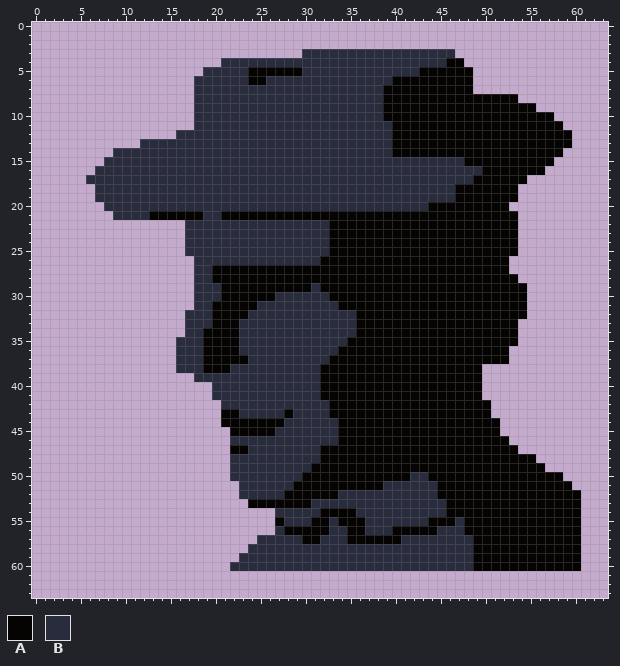
Pixel-art sprite: Assets/Art/Actors/Portraits/bald.png. The picture above is the old version.
The file is 64x64 pixels.
Palette (. is transparent): A #050403  B #282c3c
Pixels before (only the part around the change), first column x 38:
 0 .....................
 1 .....................
 2 .....................
 3 BBBBBBBBB............
 4 BBBBBBBBAA...........
 5 BBBBBAAAAAA..........
 6 BBAAAAAAAAA..........
 7 BAAAAAAAAAA..........
 8 BAAAAAAAAAAAAAAA.....
 9 BAAAAAAAAAAAAAAAAA...
10 BAAAAAAAAAAAAAAAAAAA.
11 BBAAAAAAAAAAAAAAAAAAA
12 BBAAAAAAAAAAAAAAAAAAA
13 BBAAAAAAAAAAAAAAAAAAA
14 BBAAAAAAAAAAAAAAAAAAA
15 BBBBBBBBBBAAAAAAAAAA.
16 BBBBBBBBBBBBAAAAAAA..
17 BBBBBBBBBBBAAAAAA....
18 BBBBBBBBBAAAAAAA.....
19 BBBBBBBBBAAAAAAA.....
20 BBBBBBAAAAAAAAA......
21 AAAAAAAAAAAAAAAA.....
22 AAAAAAAAAAAAAAAA.....
23 AAAAAAAAAAAAAAAA.....
24 AAAAAAAAAAAAAAAA.....
25 AAAAAAAAAAAAAAAA.....
26 AAAAAAAAAAAAAAA......
27 AAAAAAAAAAAAAAA......
The same view after the edit:
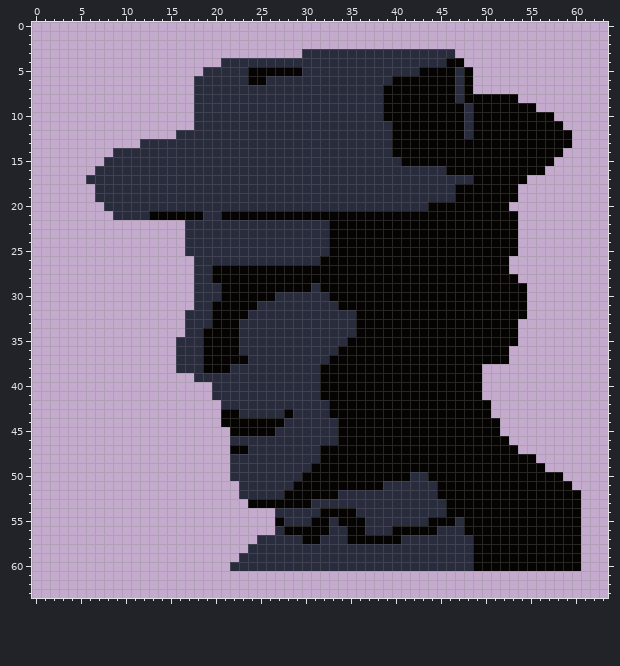
Diff:
The edit turns colour B into colour A in row 15 at x 41 to 47; in row 16 at x 46 to 49.
The edit turns colour A into colour B in rows 5 to 8 at x 47; in rows 9 to 12 at x 48.
Changed places in both pictures, as pixel boxes (x1, y1, x2, y2):
changed: (401, 67, 482, 175)
